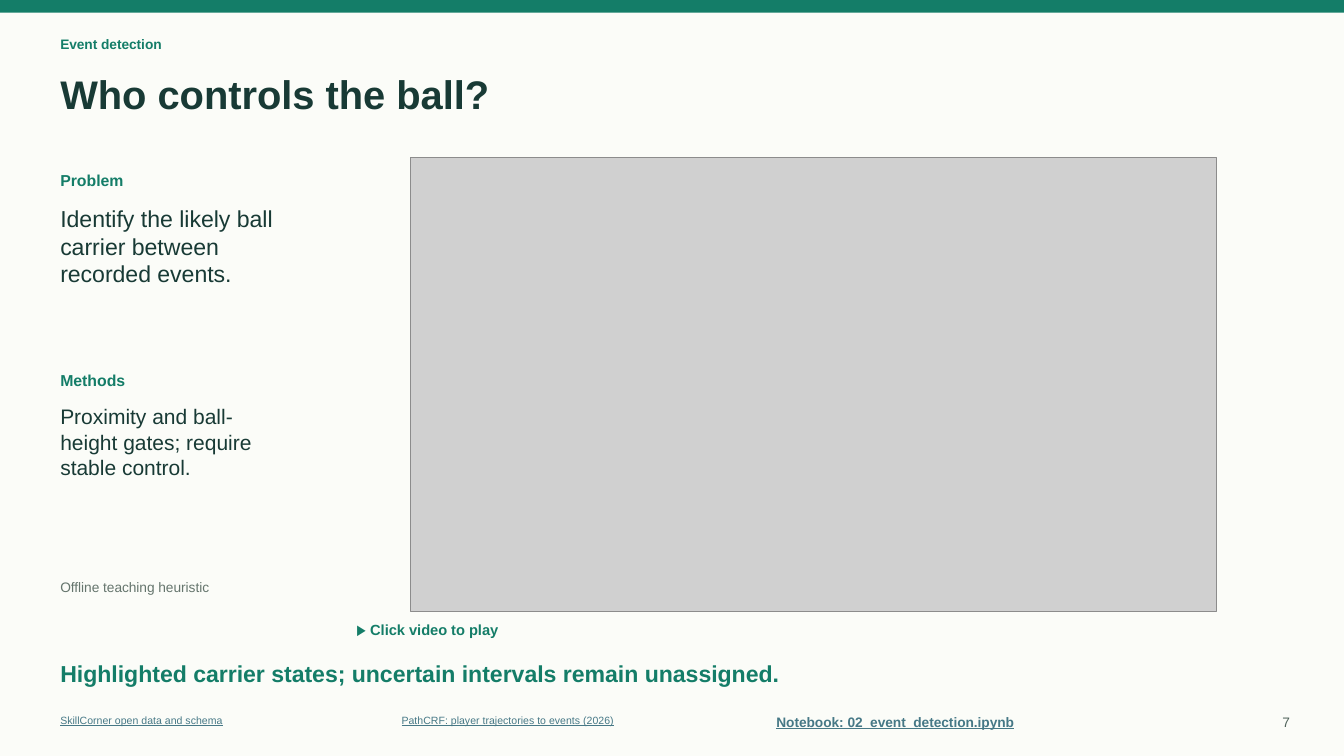
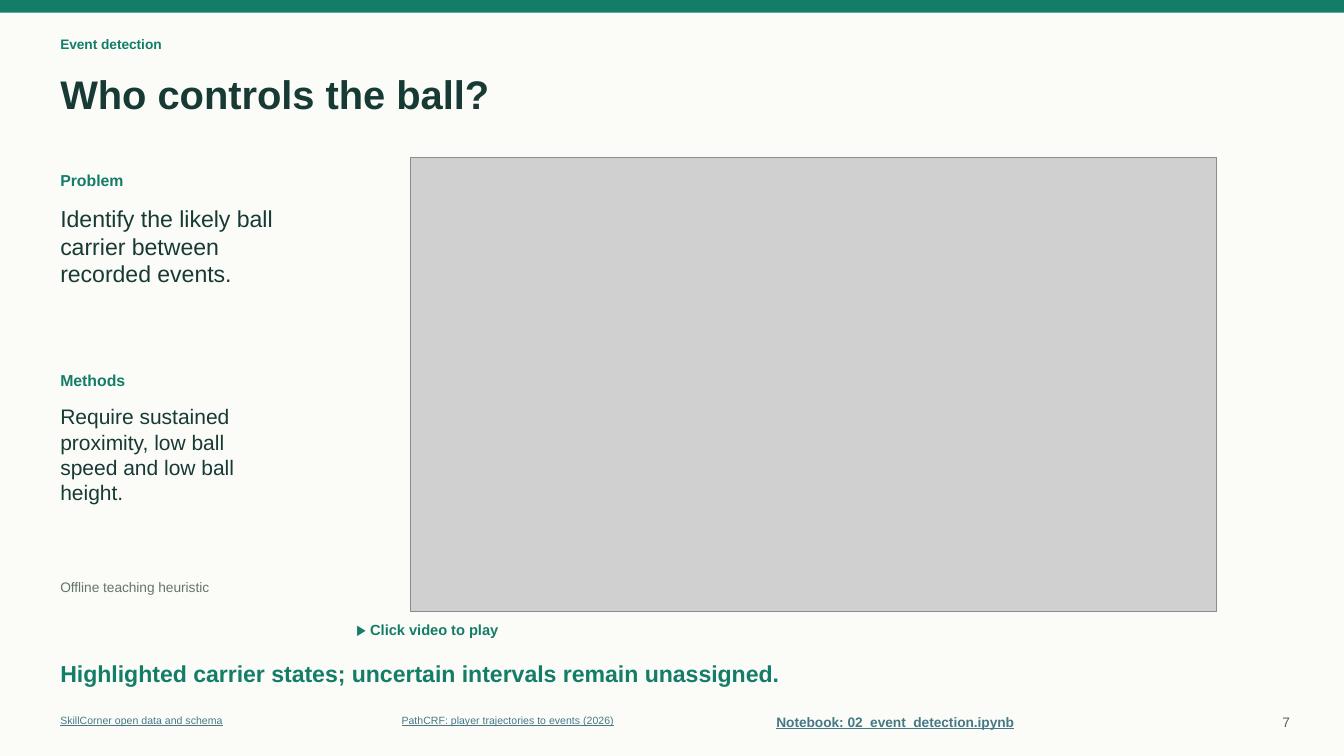
Before and after one commit to zcochran27/tracking-data-applied-workshop, a slide deck: slide 7 of slides/tracking-data-applied-updated.pptx. Drawn at 1344x756 pixels with LibreOffice and Linux fonts; fonts in the diff are those of the drawing; grey boxes stand for pictures. Boxes give left, top, right and bottom in pixels: in the first picture for what was removed or moved away, otherwise in the second. Text is boxed around its words. In the diff, an @@ line names an element or a change of style, - is before the commit and + after.

```diff
--- a/slides/tracking-data-applied-updated.pptx
+++ b/slides/tracking-data-applied-updated.pptx
@@ text at [60,408,234,505]: text changed @@
-Proximity and ball-height gates; require stable control.
+Require sustained proximity, low ball speed and low ball height.
```
Also in this commit, not shown: 2 other slides changed, 12 other files.
